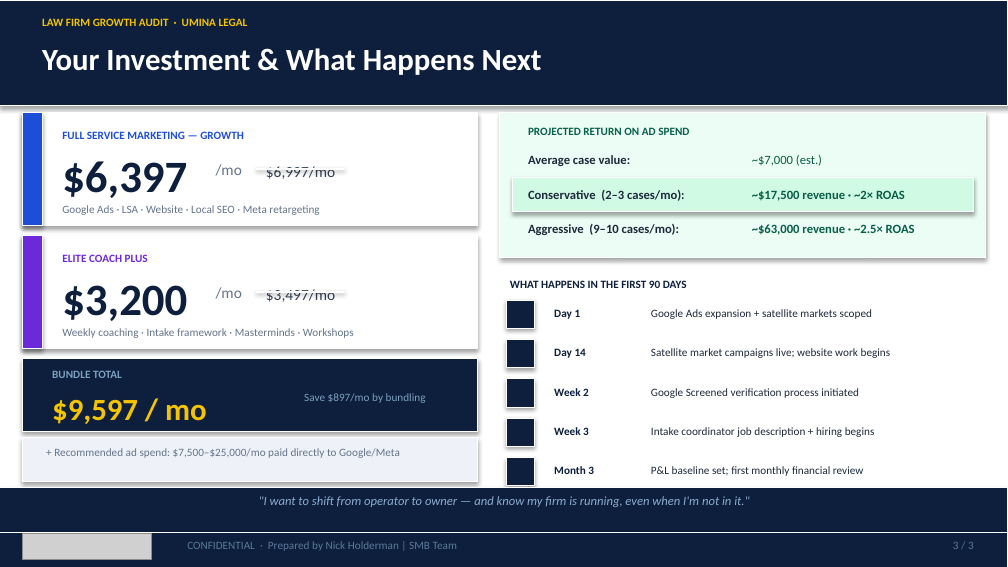
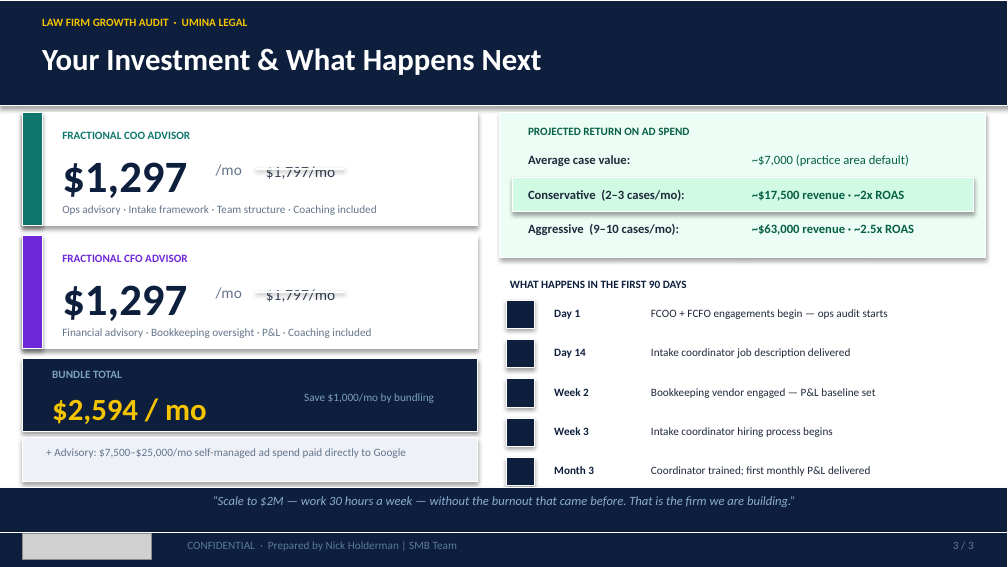
Before and after one commit to SMB-Team-Technology/workwith-smbteam, a slide deck: slide 3 of umina-legal/UminaLegal_June30_2026_Proposal.pptx. Drawn at 1008x567 pixels with LibreOffice and Linux fonts; fonts in the diff are those of the drawing; grey boxes stand for pictures. Boxes give left, top, right and bottom in pixels: in the first picture for what was removed or moved away, otherwise in the second. Text is boxed around its words. In the diff, an @@ line names an element or a change of style, - is before the commit and + after.

```diff
--- a/umina-legal/UminaLegal_June30_2026_Proposal.pptx
+++ b/umina-legal/UminaLegal_June30_2026_Proposal.pptx
@@ rectangle at <box>22,113,42,226</box>: fill #1D4ED8 to #0F766E @@
@@ text at <box>62,131,191,139</box>: text changed; text colour #1D4ED8 to #0F766E @@
-FULL SERVICE MARKETING — GROWTH
+FRACTIONAL COO ADVISOR
@@ text at <box>62,162,187,198</box>: text changed @@
-$6,397
+$1,297
@@ text at <box>266,166,335,179</box>: text changed @@
-$6,997/mo
+$1,797/mo
@@ text at <box>752,155,909,166</box>: text changed @@
-~$7,000 (est.)
+~$7,000 (practice area default)
@@ text at <box>62,205,377,215</box>: text changed @@
-Google Ads · LSA · Website · Local SEO · Meta retargeting
+Ops advisory · Intake framework · Team structure · Coaching included
@@ text at <box>752,190,904,201</box>: text changed @@
-~$17,500 revenue · ~2× ROAS
+~$17,500 revenue · ~2x ROAS
@@ text at <box>752,224,914,235</box>: text changed @@
-~$63,000 revenue · ~2.5× ROAS
+~$63,000 revenue · ~2.5x ROAS
@@ text at <box>62,254,188,262</box>: text changed @@
-ELITE COACH PLUS
+FRACTIONAL CFO ADVISOR
@@ text at <box>62,285,187,321</box>: text changed @@
-$3,200
+$1,297
@@ text at <box>266,289,335,302</box>: text changed @@
-$3,497/mo
+$1,797/mo
@@ text at <box>62,328,371,338</box>: text changed @@
-Weekly coaching · Intake framework · Masterminds · Workshops
+Financial advisory · Bookkeeping oversight · P&L · Coaching included
@@ text at <box>651,309,888,319</box>: text changed @@
-Google Ads expansion + satellite markets scoped
+FCOO + FCFO engagements begin — ops audit starts
@@ text at <box>651,348,850,358</box>: text changed @@
-Satellite market campaigns live; website work begins
+Intake coordinator job description delivered
@@ text at <box>651,388,876,398</box>: text changed @@
-Google Screened verification process initiated
+Bookkeeping vendor engaged — P&L baseline set
@@ text at <box>52,400,207,424</box>: text changed @@
-$9,597 / mo
+$2,594 / mo
@@ text at <box>304,393,434,403</box>: text changed @@
-Save $897/mo by bundling
+Save $1,000/mo by bundling
@@ text at <box>54,448,406,458</box>: text changed @@
-+ Recommended ad spend: $7,500–$25,000/mo paid directly to Google/Meta
++ Advisory: $7,500–$25,000/mo self-managed ad spend paid directly to Google
@@ text at <box>651,427,833,437</box>: text changed @@
-Intake coordinator job description + hiring begins
+Intake coordinator hiring process begins
@@ text at <box>651,466,870,476</box>: text changed @@
-P&L baseline set; first monthly financial review
+Coordinator trained; first monthly P&L delivered
@@ text at <box>212,496,796,507</box>: text changed @@
-"I want to shift from operator to owner — and know my firm is running, even when I'm not in it."
+“Scale to $2M — work 30 hours a week — without the burnout that came before. That is the firm we are building.”
```
Also in this commit, not shown: 2 other slides changed, 1 other file.
